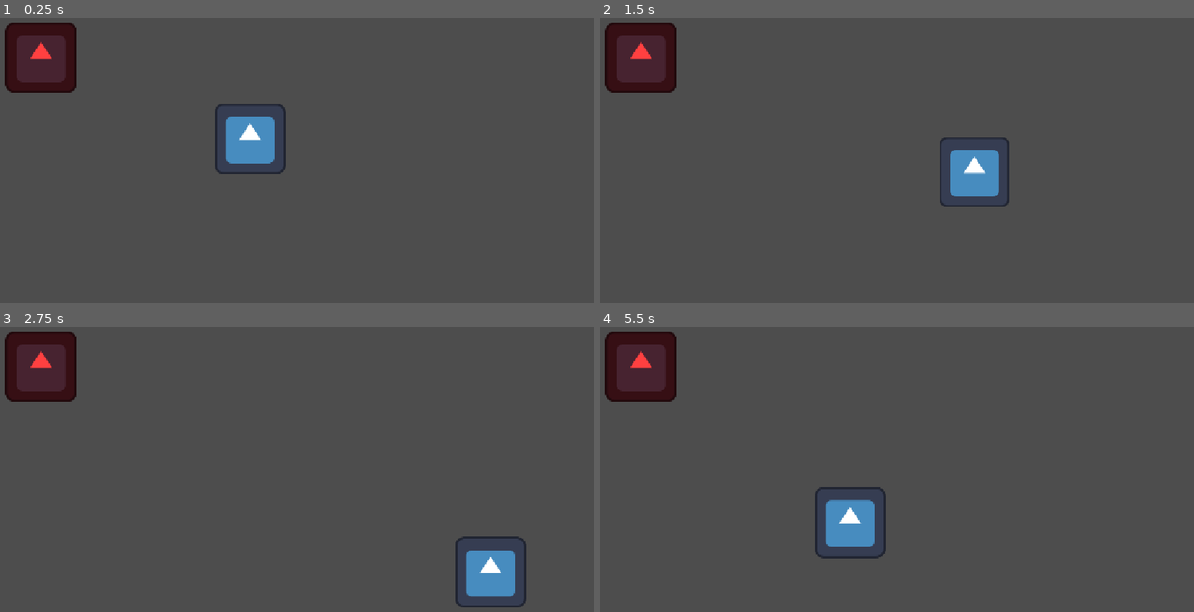
Above: before the commit, frames 1-4 (two rows, left to right).
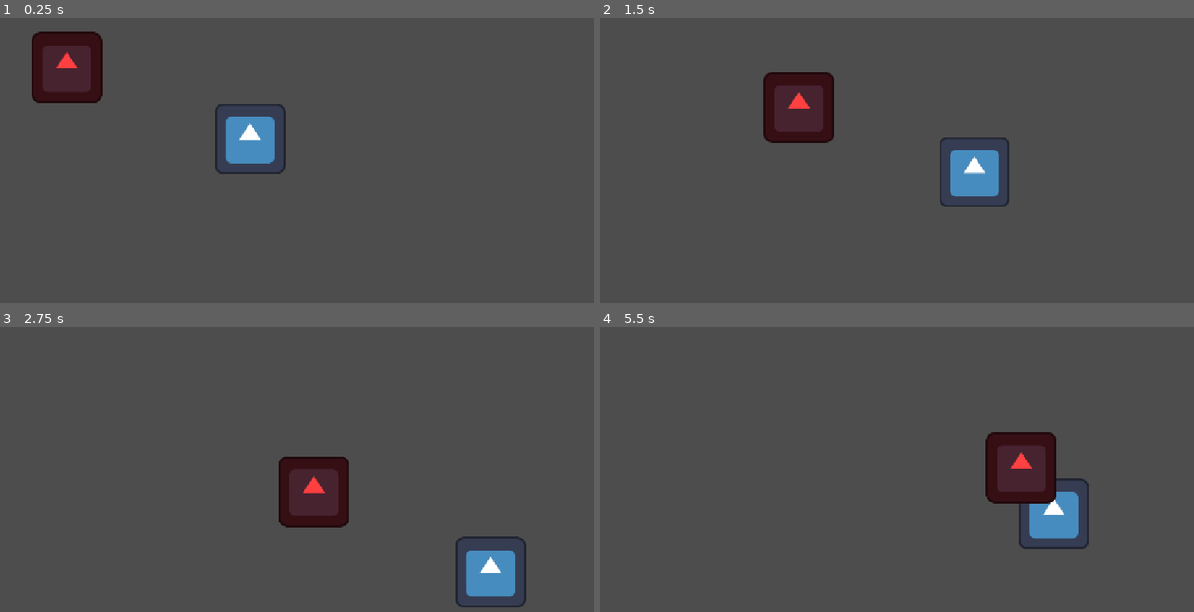
Above: after the commit, the same moments.

Repository: NxtCreator/little-archery
Game: Godot game, scene res://scenes/main.tscn
The game is run twice, just before and just after one commit, with the same random seed, the same clock (stepped at 60 frames per second) and the same inputs. The engine's default icon, where the game draws it, is replaced by a stand-in: a white triangle on a blue panel in a dark square.
Inputs (mouse positions are in pixels of both pictures, inside the frame that each line leads up to):
- Up to frame 1 (0.25 s): no input
- Up to frame 2 (1.5 s): tap Enter at 0.5 s; move the mouse to (1015, 137) at 0.52 s; hold D (move_right) 0.53-1.28 s; tap Alt at 0.6 s; click (1015, 137) at 0.67 s; move the mouse to (748, 171) at 1.27 s; hold S (move_down) from 1.28 s (still down); tap Shift at 1.35 s
- Up to frame 3 (2.75 s): move the mouse to (338, 384) at 2.02 s; release S (move_down) at 2.03 s; hold D (move_right) from 2.03 s (still down); tap Alt at 2.1 s
- Up to frame 4 (5.5 s): move the mouse to (843, 535) at 2.77 s; release D (move_right) at 2.78 s; hold W (move_up) 2.78-3.53 s; tap Shift at 2.85, 4.35 s; click (843, 535) at 2.92 s; move the mouse to (1069, 517) at 3.52 s; hold A (move_left) 3.53-5.03 s; tap Alt at 3.6, 5.1 s; move the mouse to (683, 409) at 4.27 s; move the mouse to (908, 463) at 5.02 s; hold S (move_down) from 5.03 s (still down); click (908, 463) at 5.17 s

The runs differ from the first frame. In frame 1, 3.6% of the frame differs, in the area x 0-18%, y 1-30%; in frame 2, 5.9%; in frame 3, 5.8%; in frame 4, 9.1%, in the area x 0-83%, y 1-82%.

Commit message:
Make the enemy chase the player at exported speed using direction_to

Diff:
--- a/scenes/enemy.gd
+++ b/scenes/enemy.gd
@@ -1,8 +1,11 @@
 extends CharacterBody2D
+@export var speed = 200
 
 func _ready() -> void:
 	pass
 
-func _physics_process(delta: float) -> void:
+func _physics_process(_delta: float) -> void:
 	var player = get_tree().get_first_node_in_group("player")
-	print(player.global_position)
+	var direction = global_position.direction_to(player.global_position)
+	velocity = direction * speed
+	move_and_slide()
